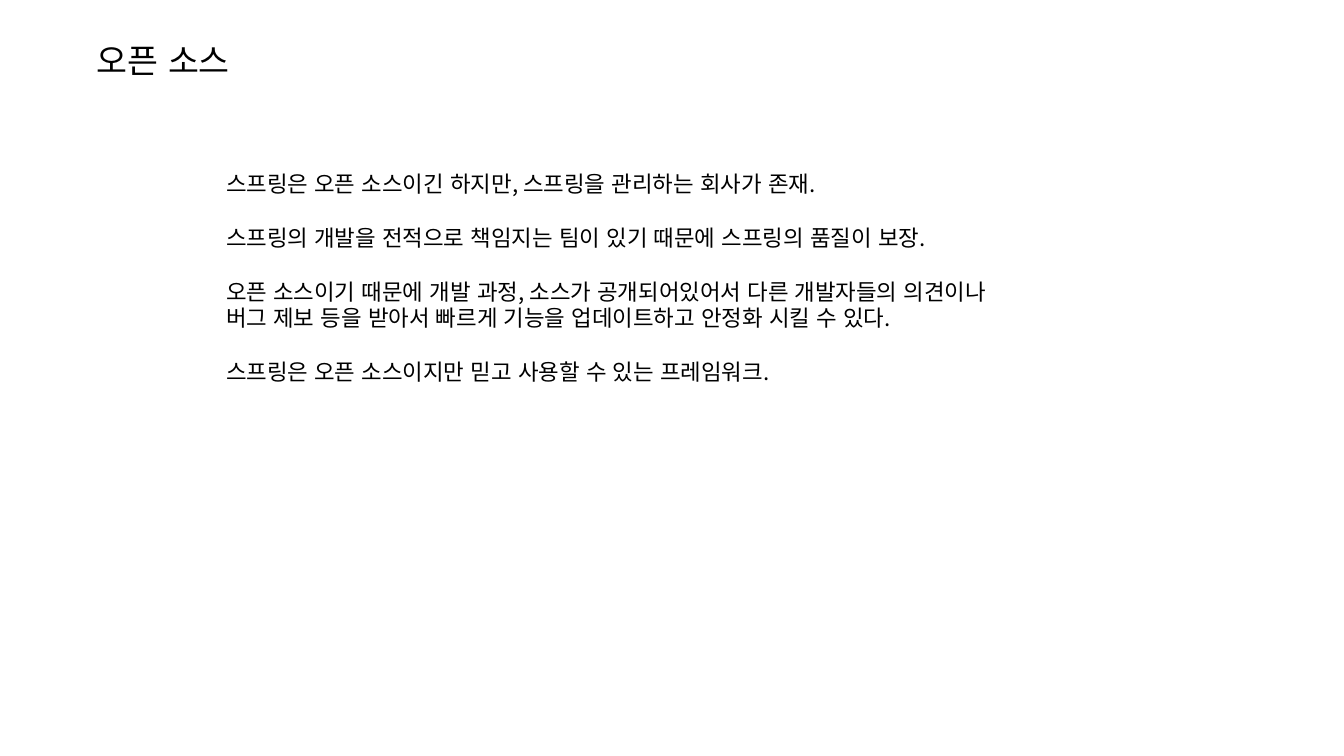
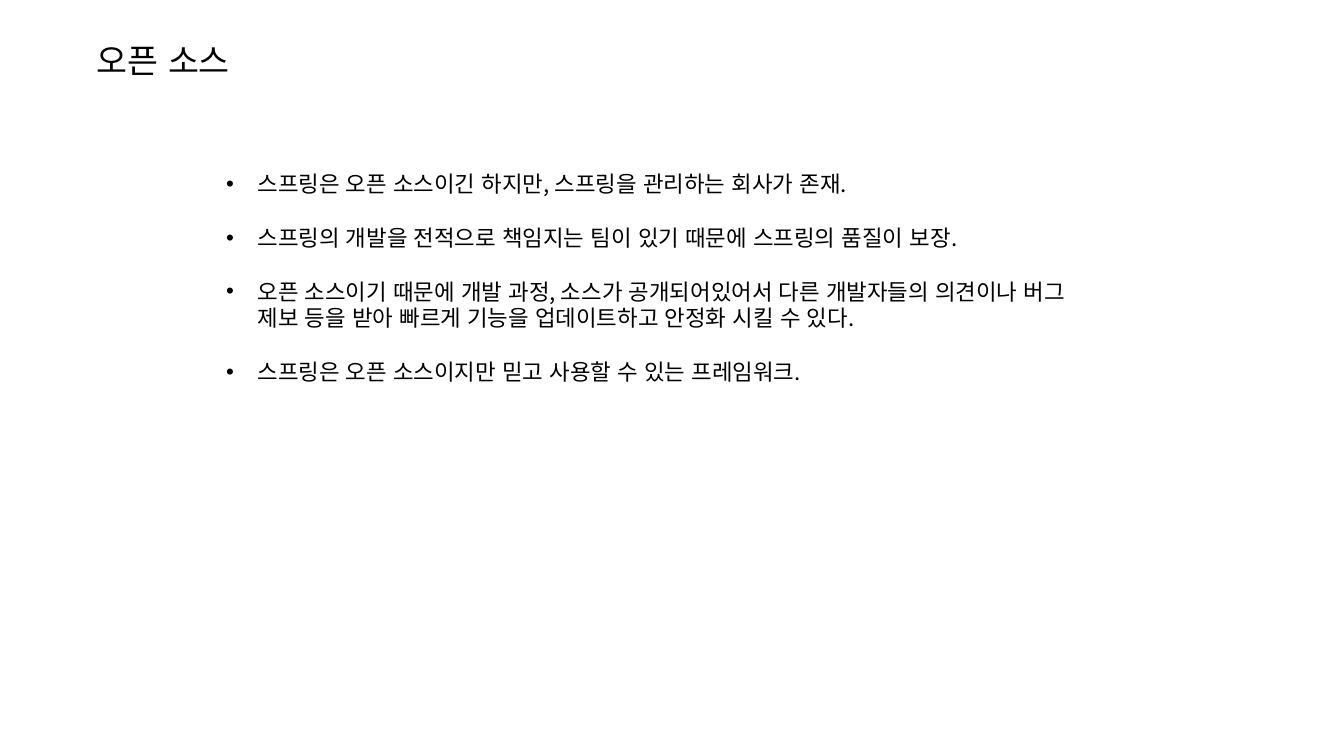
Before and after one commit to joonYK/study-boot-rest, a slide deck: slide 7 of SpringBoot Rest API.pptx. Drawn at 1344x756 pixels with LibreOffice and Linux fonts; fonts in the diff are those of the drawing. Boxes give left, top, right and bottom in pixels: in the first picture for what was removed or moved away, otherwise in the second. Text is boxed around its words. In the diff, an @@ line names an element or a change of style, - is before the commit and + after.

```diff
--- a/SpringBoot Rest API.pptx
+++ b/SpringBoot Rest API.pptx
@@ text at box(258, 173, 958, 382): bullet none to • @@
@@ text at box(258, 281, 1065, 328): text changed @@
-오픈 소스이기 때문에 개발 과정, 소스가 공개되어있어서 다른 개발자들의 의견이나 버그 제보 등을 받아서 빠르게 기능을 업데이트하고 안정화 시킬 수 있다.
+• 오픈 소스이기 때문에 개발 과정, 소스가 공개되어있어서 다른 개발자들의 의견이나 버그 제보 등을 받아 빠르게 기능을 업데이트하고 안정화 시킬 수 있다.
```
Also in this commit, not shown: 15 other slides changed.
